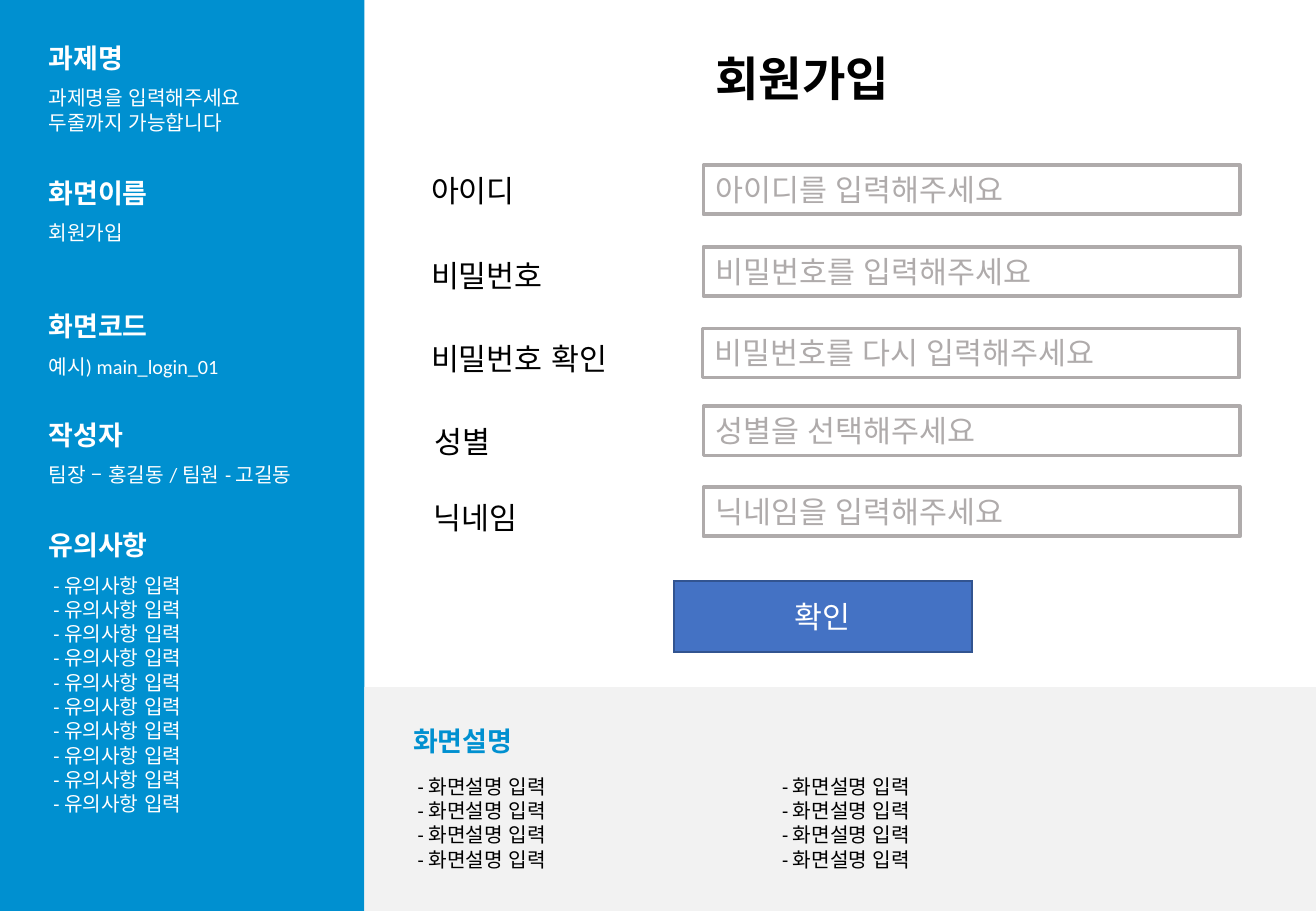
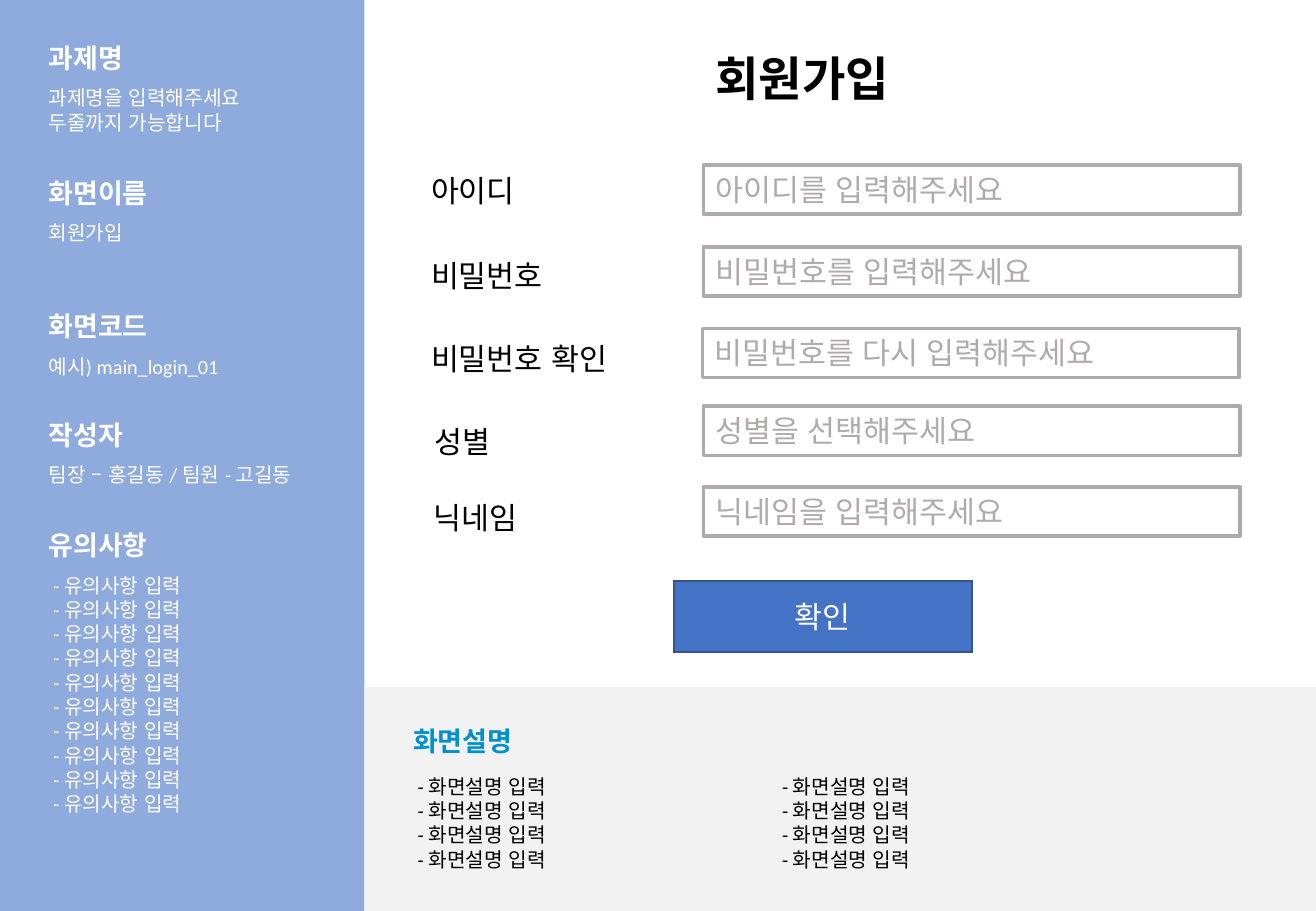
Before and after one commit to LeticiaKang/Project_Idol-Fandom-WebPlaform, a slide deck: slide 6 of 산출문서/화면설계서_서식(1조. HappyVirus).pptx (slide 4 before the commit). Drawn at 1316x911 pixels with LibreOffice and Linux fonts; fonts in the diff are those of the drawing. Boxes give left, top, right and bottom in pixels: in the first picture for what was removed or moved away, otherwise in the second. Text is boxed around its words. In the diff, an @@ line names an element or a change of style, - is before the commit and + after.

```diff
--- a/산출문서/화면설계서_서식(1조. HappyVirus).pptx
+++ b/산출문서/화면설계서_서식(1조. HappyVirus).pptx
@@ rectangle at <box>0,0,365,911</box>: fill #0090D0 to #8FAADC @@
```
Also in this commit, not shown: 8 other slides changed, 1 slide added.
